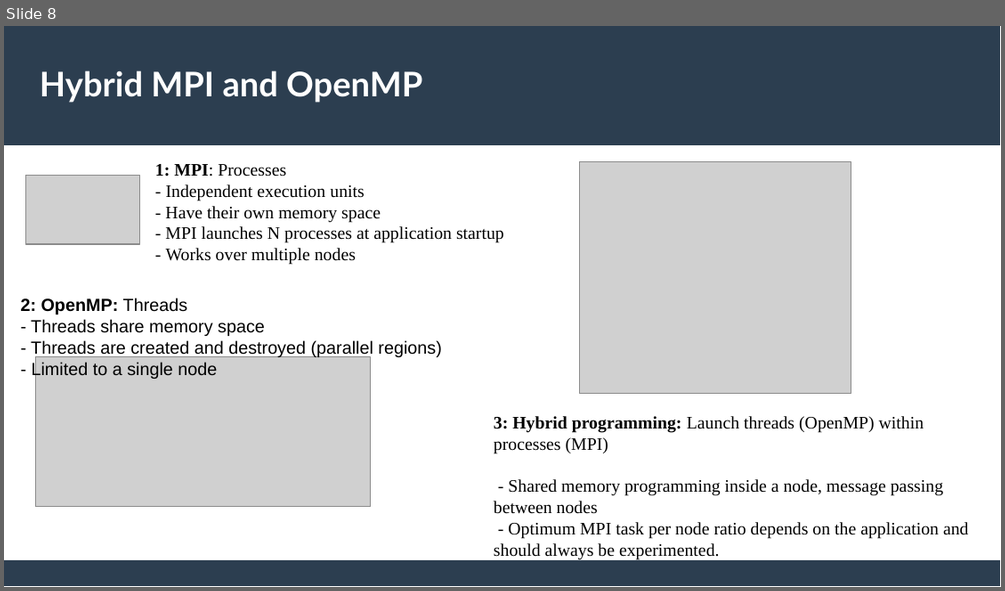
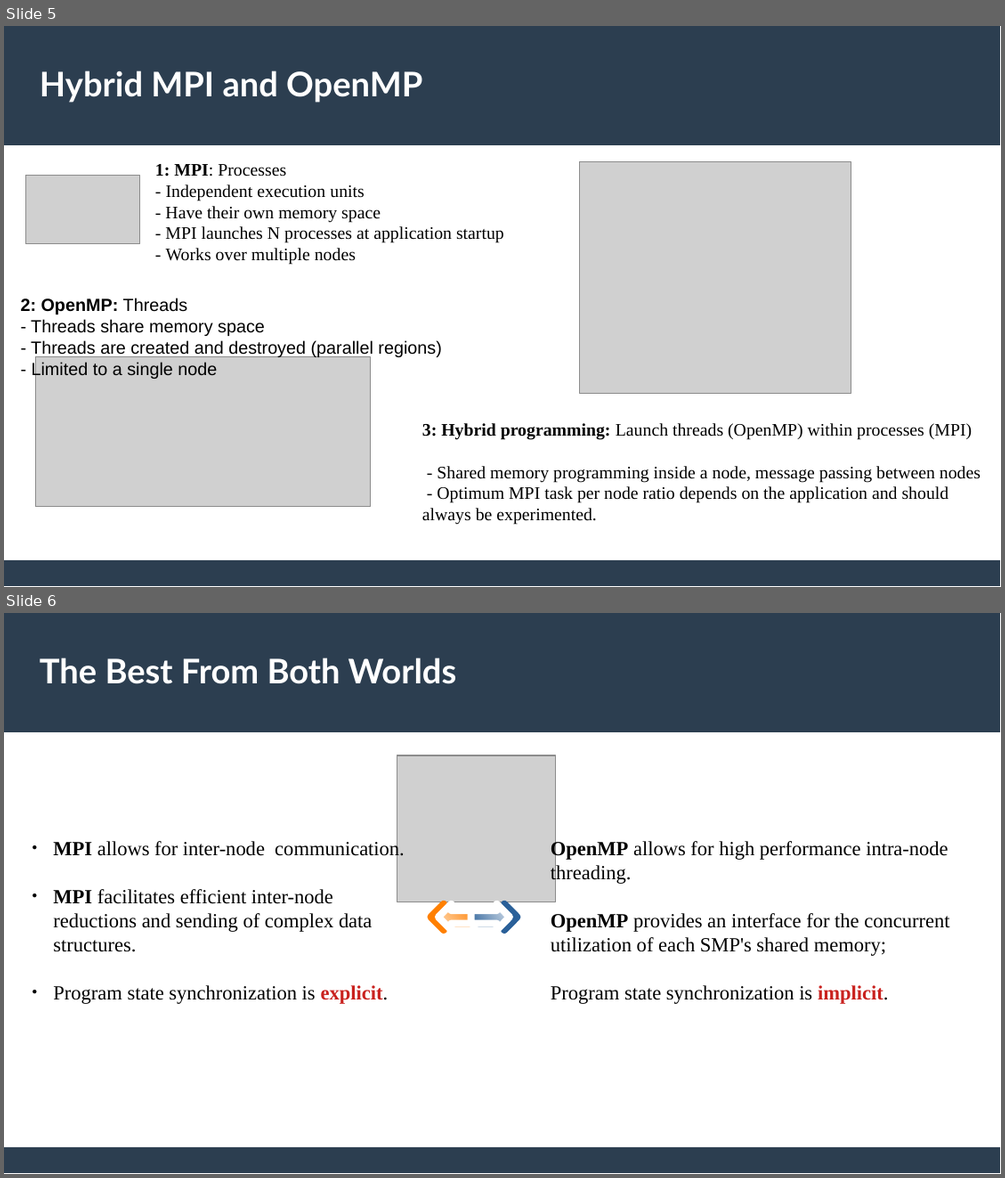
Before and after one commit to feelpp/parallel-programming, a slide deck: docs/modules/ROOT/assets/attachments/Session3_ParallelProgramming_HybridOpenMP_MPI.pptx. Shown one above the other, each under a label of ours: slide 8 before the commit, slides 5 and 6 after it. The pictures are 1005x591 and 1005x1178 pixels, drawn with LibreOffice and Linux fonts; fonts in the diff are those of the drawing; grey boxes stand for pictures. Boxes give left, top, right and bottom in pixels: in the first picture for what was removed or moved away, otherwise in the second. Text is boxed around its words. In the diff, an @@ line names an element or a change of style, - is before the commit and + after.

```diff
--- a/docs/modules/ROOT/assets/attachments/Session3_ParallelProgramming_HybridOpenMP_MPI.pptx
+++ b/docs/modules/ROOT/assets/attachments/Session3_ParallelProgramming_HybridOpenMP_MPI.pptx
@@ slide 6 added at box(4, 613, 1001, 1174), background #FFFFFF; not listed: 2 template elements that a slide beside it also shows @@
@@ text added at box(40, 657, 457, 684), 27 pt, text #FFFFFF, bold @@
+The Best From Both Worlds
@@ picture added at box(397, 755, 557, 901) @@
@@ text added at box(53, 839, 404, 1004), 16 pt, text #000000 @@
+● MPI allows for inter-node communication.
+● MPI facilitates efficient inter-node reductions and sending of complex data structures.
+● Program state synchronization is explicit.
@@ text added at box(550, 839, 949, 1004), 16 pt, text #000000 @@
+OpenMP allows for high performance intra-node threading.
+OpenMP provides an interface for the concurrent utilization of each SMP's shared memory;
+Program state synchronization is implicit.
@@ freeform shape added at box(438, 904, 477, 931), fill gradient #FF8000 to #FFDBB6, outline #FFFFFF 5.67 pt @@
@@ freeform shape added at box(470, 904, 510, 931), fill gradient #DEE6EF to #2A6099, outline #FFFFFF 5.67 pt @@
@@ what was slide 8 is now slide 5 @@
@@ slide 5 changed as well @@
@@ text "3: Hybrid programming: Launch threads ..." rewrapped from box(494, 416, 969, 559) to box(422, 423, 980, 524) @@
```
Also in this commit, not shown: 3 other slides changed, 10 other slides added, 5 slides removed, 1 other file.
